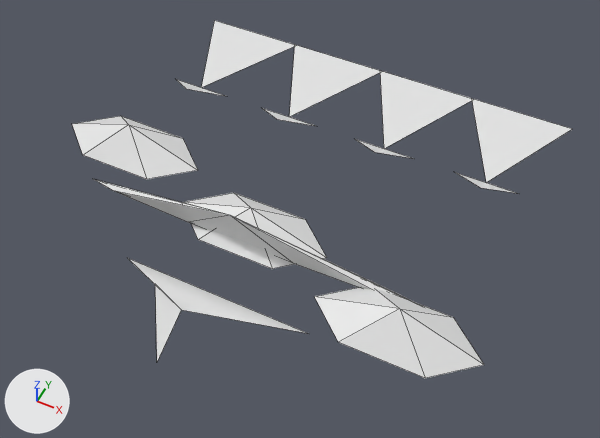
Renders of the OBJ model GameData/Meshes/Designs/aetherian/aetherian_bomber_mk3_41.obj from each side of a commit.
Camera for both pictures: a 50 mm camera at (2.93, -4.93, 6.8) aimed at (0.32, 0.28, 0.28). The axes (+X, +Y, +Z) are drawn at lower left. The lights are the same throughout. The older version comes first. Mesh edges are drawn as thin lines. Where no turn or scale is listed for an object, it has been applied to the vertices. Vertices at exactly the same position are counted once.

The first picture shows 'aetherian_bomber_mk3_41'.
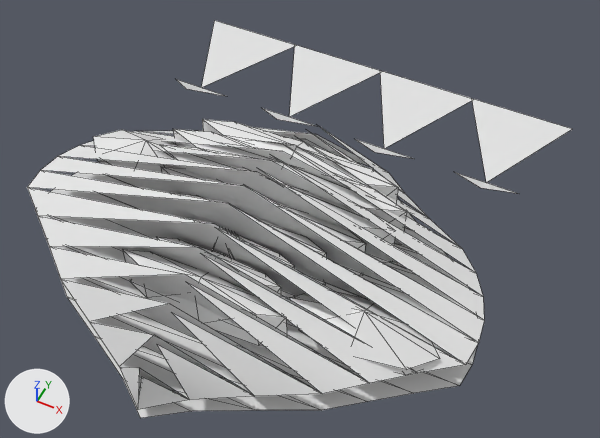
Pixel boxes (x1, y1, x2, y2) of what changed, in the pictures (600 x 438 px):
```json
{"object": "aetherian_bomber_mk3_41", "change": "reshaped", "before": [72, 21, 572, 378], "after": [27, 21, 572, 418], "on screen": "9% wider, 11% taller"}
{"part": 1, "of": "me_aetherian_bomber_mk3_41", "change": "rebuilt", "before": [72, 116, 198, 179], "after": [93, 130, 178, 173]}
{"part": 2, "of": "me_aetherian_bomber_mk3_41", "change": "rebuilt", "before": [182, 193, 327, 269], "on screen": "not visible afterwards"}
{"part": 3, "of": "me_aetherian_bomber_mk3_41", "change": "rebuilt", "before": [314, 287, 484, 378], "after": [290, 291, 440, 370], "on screen": "12% narrower, 13% shorter"}
{"part": 4, "of": "me_aetherian_bomber_mk3_41", "change": "built on", "before": [94, 179, 411, 361], "after": [27, 119, 484, 418]}
```

Edits to the scene script, one JSON object a line:
```json
{"block": "me_aetherian_bomber_mk3_41", "where": "# used by ob_aetherian_bomber_mk3_41; location = (0.0, 0.0, 0.0)"}
{"op": "remove", "block": "me_aetherian_bomber_mk3_41", "code": "me_aetherian_bomber_mk3_41.from_pydata(...)  # 66 vertices, 48 faces; spans x -2.62..2.62, y -1.92..3.29, z 0.0..0.99"}
{"op": "add", "block": "me_aetherian_bomber_mk3_41", "code": "me_aetherian_bomber_mk3_41.from_pydata(...)  # 356 vertices, 347 faces; spans x -2.51..2.51, y -2.29..3.29, z 0.0..1.16"}
{"block": "me_aetherian_bomber_mk3_41", "change": "me_aetherian_bomber_mk3_41 part 1: the loose piece of 8 vertices spanning x -2.62..-0.94, y -0.04..0.69, z 0.41..0.73 is rebuilt with 10 vertices and now spans x -2.24..-0.75, y -0.11..0.56, z 0.44..0.7"}
{"block": "me_aetherian_bomber_mk3_41", "change": "me_aetherian_bomber_mk3_41 part 2: the loose piece of 8 vertices spanning x -0.84..0.84, y -0.52..0.2, z 0.41..0.73 is rebuilt with 10 vertices and now spans x -0.75..0.75, y -0.62..0.06, z 0.44..0.7"}
{"block": "me_aetherian_bomber_mk3_41", "change": "me_aetherian_bomber_mk3_41 part 3: the loose piece of 8 vertices spanning x 0.94..2.62, y -1.01..-0.28, z 0.41..0.73 is rebuilt with 10 vertices and now spans x 0.75..2.24, y -1.12..-0.45, z 0.44..0.7"}
{"block": "me_aetherian_bomber_mk3_41", "change": "me_aetherian_bomber_mk3_41 part 4: 18 vertices removed from x -1.96..1.96, y -1.92..0.0, z 0.06..0.99; 302 vertices added at x -2.5..2.5, y -2.29..1.45, z 0.0..1.16"}
```
